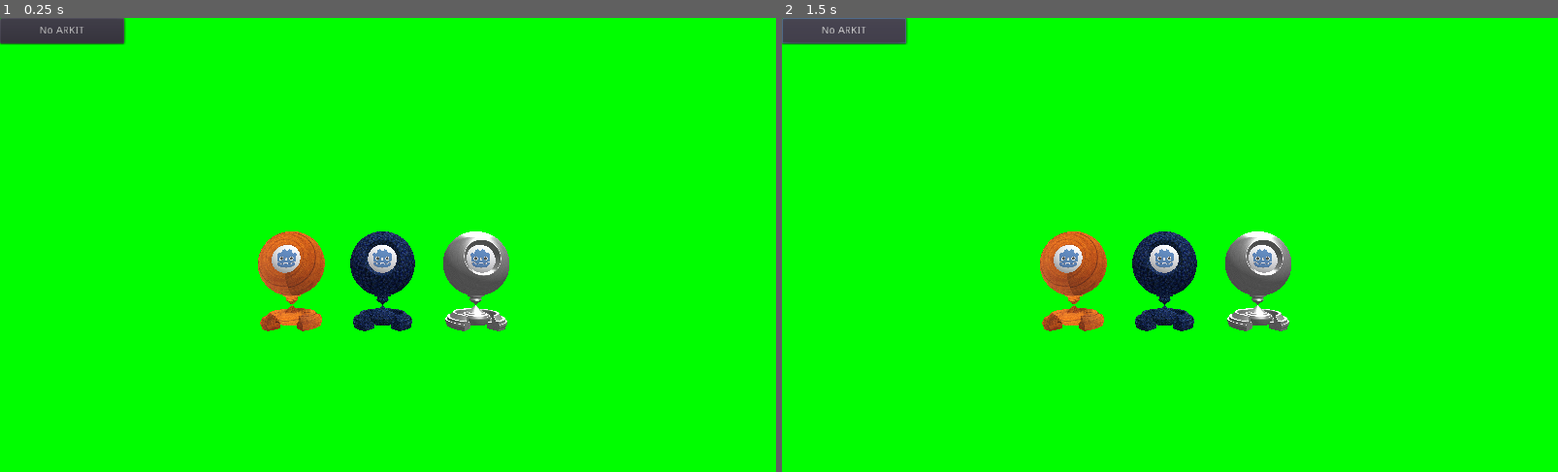
Above: before the commit, frames 1-2 (left to right).
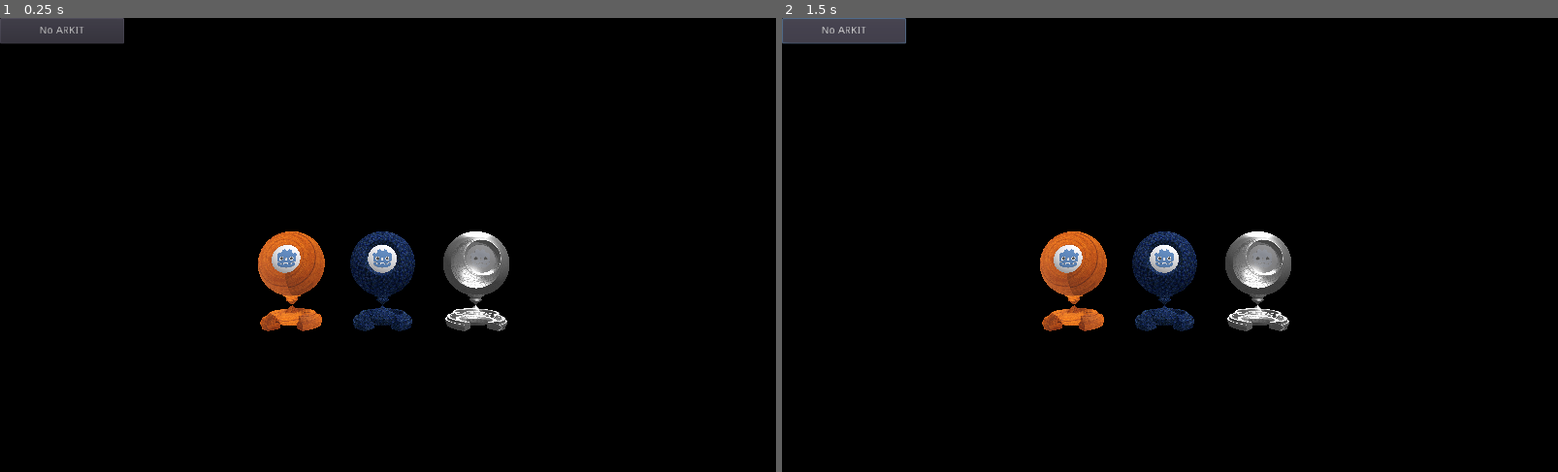
Above: after the commit, the same moments.

Repository: BastiaanOlij/godot3_test_projects
Game: Godot game, scene res://Main.tscn
Same seed, same stepped clock (60 frames per second), same inputs: the game is played once before the commit and once after it.
Inputs:
- Up to frame 1 (0.25 s): no input
- Up to frame 2 (1.5 s): tap Enter at 0.5 s; click "No ARKIT" at 1.25 s

The runs differ from the first frame. In frame 1, 96% of the frame differs, in the area x 0-100%, y 0-100%; in frame 2, 96%.

Commit message:
Adjusted ARKit project to use new camera server approach

Diff:
--- a/ARKit/Main.tscn
+++ b/ARKit/Main.tscn
@@ -11,11 +11,12 @@
 
 [sub_resource type="Environment" id=1]
 
-background_mode = 1
+background_mode = 6
 background_sky_scale = 1.0
 background_color = Color( 0, 1, 0, 1 )
 background_energy = 0.0
 background_canvas_max_layer = 0
+background_camera_feed_id = 1
 ambient_light_color = Color( 0.671875, 0.671875, 0.671875, 1 )
 ambient_light_energy = 1.0
 ambient_light_sky_contribution = 0.0
@@ -88,11 +89,13 @@
 
 [sub_resource type="SpatialMaterial" id=2]
 
+render_priority = 0
 flags_transparent = true
 flags_unshaded = false
 flags_vertex_lighting = false
-flags_on_top = false
-flags_use_point_size = false
+flags_no_depth_test = false
+flags_use_point_size = false
+flags_world_triplanar = false
 flags_fixed_size = false
 vertex_color_use_as_albedo = false
 vertex_color_is_srgb = false
@@ -105,6 +108,7 @@
 params_point_size = 1.0
 params_billboard_mode = 0
 params_grow = false
+params_use_alpha_scissor = false
 albedo_color = Color( 0.7, 0.7, 0.7, 0.336078 )
 metallic = 0.1
 metallic_specular = 0.5
@@ -119,16 +123,20 @@
 ao_enabled = false
 depth_enabled = false
 subsurf_scatter_enabled = false
-refraction_enabled = false
-detail_enabled = false
-uv1_scale = Vector3( 1, 1, 1 )
-uv1_offset = Vector3( 0, 0, 0 )
-uv1_triplanar = false
-uv1_triplanar_sharpness = 1.0
-uv2_scale = Vector3( 1, 1, 1 )
-uv2_offset = Vector3( 0, 0, 0 )
-uv2_triplanar = false
-uv2_triplanar_sharpness = 1.0
+transmission_enabled = false
+refraction_enabled = false
+detail_enabled = false
+uv1_scale = Vector3( 1, 1, 1 )
+uv1_offset = Vector3( 0, 0, 0 )
+uv1_triplanar = false
+uv1_triplanar_sharpness = 1.0
+uv2_scale = Vector3( 1, 1, 1 )
+uv2_offset = Vector3( 0, 0, 0 )
+uv2_triplanar = false
+uv2_triplanar_sharpness = 1.0
+proximity_fade_enable = false
+proximity_fade_distance = 1.0
+distance_fade_enable = false
 _sections_unfolded = [ "Albedo", "Flags", "Parameters" ]
 
 [sub_resource type="PlaneMesh" id=3]
@@ -140,11 +148,13 @@
 
 [sub_resource type="SpatialMaterial" id=4]
 
+render_priority = 0
 flags_transparent = false
 flags_unshaded = true
 flags_vertex_lighting = false
-flags_on_top = false
-flags_use_point_size = false
+flags_no_depth_test = false
+flags_use_point_size = false
+flags_world_triplanar = false
 flags_fixed_size = false
 vertex_color_use_as_albedo = false
 vertex_color_is_srgb = false
@@ -157,6 +167,7 @@
 params_point_size = 1.0
 params_billboard_mode = 0
 params_grow = false
+params_use_alpha_scissor = false
 albedo_color = Color( 0.976562, 0.976562, 0.976562, 1 )
 albedo_texture = ExtResource( 4 )
 metallic = 0.1
@@ -172,25 +183,31 @@
 ao_enabled = false
 depth_enabled = false
 subsurf_scatter_enabled = false
-refraction_enabled = false
-detail_enabled = false
-uv1_scale = Vector3( 1, 1, 1 )
-uv1_offset = Vector3( 0, 0, 0 )
-uv1_triplanar = false
-uv1_triplanar_sharpness = 1.0
-uv2_scale = Vector3( 1, 1, 1 )
-uv2_offset = Vector3( 0, 0, 0 )
-uv2_triplanar = false
-uv2_triplanar_sharpness = 1.0
+transmission_enabled = false
+refraction_enabled = false
+detail_enabled = false
+uv1_scale = Vector3( 1, 1, 1 )
+uv1_offset = Vector3( 0, 0, 0 )
+uv1_triplanar = false
+uv1_triplanar_sharpness = 1.0
+uv2_scale = Vector3( 1, 1, 1 )
+uv2_offset = Vector3( 0, 0, 0 )
+uv2_triplanar = false
+uv2_triplanar_sharpness = 1.0
+proximity_fade_enable = false
+proximity_fade_distance = 1.0
+distance_fade_enable = false
 _sections_unfolded = [ "Albedo", "Depth", "Flags", "NormalMap", "Parameters" ]
 
 [sub_resource type="SpatialMaterial" id=5]
 
+render_priority = 0
 flags_transparent = false
 flags_unshaded = false
 flags_vertex_lighting = false
-flags_on_top = false
-flags_use_point_size = false
+flags_no_depth_test = false
+flags_use_point_size = false
+flags_world_triplanar = false
 flags_fixed_size = false
 vertex_color_use_as_albedo = false
 vertex_color_is_srgb = false
@@ -203,7 +220,8 @@
 params_point_size = 1.0
 params_billboard_mode = 0
 params_grow = false
-albedo_color = Color( 0.889333, 0.887961, 0.901216, 1 )
+params_use_alpha_scissor = false
+albedo_color = Color( 0.889333, 0.887961, 0.901216, 0.587294 )
 metallic = 0.1
 metallic_specular = 0.5
 metallic_texture_channel = 0
@@ -217,24 +235,83 @@
 ao_enabled = false
 depth_enabled = false
 subsurf_scatter_enabled = false
-refraction_enabled = false
-detail_enabled = false
-uv1_scale = Vector3( 1, 1, 1 )
-uv1_offset = Vector3( 0, 0, 0 )
-uv1_triplanar = false
-uv1_triplanar_sharpness = 1.0
-uv2_scale = Vector3( 1, 1, 1 )
-uv2_offset = Vector3( 0, 0, 0 )
-uv2_triplanar = false
-uv2_triplanar_sharpness = 1.0
+transmission_enabled = false
+refraction_enabled = false
+detail_enabled = false
+uv1_scale = Vector3( 1, 1, 1 )
+uv1_offset = Vector3( 0, 0, 0 )
+uv1_triplanar = false
+uv1_triplanar_sharpness = 1.0
+uv2_scale = Vector3( 1, 1, 1 )
+uv2_offset = Vector3( 0, 0, 0 )
+uv2_triplanar = false
+uv2_triplanar_sharpness = 1.0
+proximity_fade_enable = false
+proximity_fade_distance = 1.0
+distance_fade_enable = false
+_sections_unfolded = [ "Albedo", "Flags" ]
 
 [sub_resource type="SpatialMaterial" id=6]
 
+render_priority = 0
+flags_transparent = true
+flags_unshaded = false
+flags_vertex_lighting = false
+flags_no_depth_test = false
+flags_use_point_size = false
+flags_world_triplanar = false
+flags_fixed_size = false
+vertex_color_use_as_albedo = false
+vertex_color_is_srgb = false
+params_diffuse_mode = 0
+params_specular_mode = 0
+params_blend_mode = 0
+params_cull_mode = 0
+params_depth_draw_mode = 0
+params_line_width = 1.0
+params_point_size = 1.0
+params_billboard_mode = 0
+params_grow = false
+params_use_alpha_scissor = false
+albedo_color = Color( 0.376367, 0.532996, 0.734375, 1 )
+metallic = 0.1
+metallic_specular = 0.5
+metallic_texture_channel = 0
+roughness = 0.0
+roughness_texture_channel = 0
+emission_enabled = false
+normal_enabled = false
+rim_enabled = false
+clearcoat_enabled = false
+anisotropy_enabled = false
+ao_enabled = false
+depth_enabled = false
+subsurf_scatter_enabled = false
+transmission_enabled = false
+refraction_enabled = false
+detail_enabled = false
+uv1_scale = Vector3( 1, 1, 1 )
+uv1_offset = Vector3( 0, 0, 0 )
+uv1_triplanar = false
+uv1_triplanar_sharpness = 1.0
+uv2_scale = Vector3( 1, 1, 1 )
+uv2_offset = Vector3( 0, 0, 0 )
+uv2_triplanar = false
+uv2_triplanar_sharpness = 1.0
+proximity_fade_enable = false
+proximity_fade_distance = 1.0
+distance_fade_enable = false
+_sections_unfolded = [ "Albedo", "Flags" ]
+
+[sub_resource type="SpatialMaterial" id=7]
+
+render_priority = 0
 flags_transparent = false
 flags_unshaded = false
 flags_vertex_lighting = false
-flags_on_top = false
-flags_use_point_size = false
+flags_no_depth_test = false
+flags_use_point_size = false
+flags_world_triplanar = false
 flags_fixed_size = false
 vertex_color_use_as_albedo = false
 vertex_color_is_srgb = false
@@ -247,51 +324,7 @@
 params_point_size = 1.0
 params_billboard_mode = 0
 params_grow = false
-albedo_color = Color( 0.376367, 0.532996, 0.734375, 1 )
-metallic = 0.1
-metallic_specular = 0.5
-metallic_texture_channel = 0
-roughness = 0.0
-roughness_texture_channel = 0
-emission_enabled = false
-normal_enabled = false
-rim_enabled = false
-clearcoat_enabled = false
-anisotropy_enabled = false
-ao_enabled = false
-depth_enabled = false
-subsurf_scatter_enabled = false
-refraction_enabled = false
-detail_enabled = false
-uv1_scale = Vector3( 1, 1, 1 )
-uv1_offset = Vector3( 0, 0, 0 )
-uv1_triplanar = false
-uv1_triplanar_sharpness = 1.0
-uv2_scale = Vector3( 1, 1, 1 )
-uv2_offset = Vector3( 0, 0, 0 )
-uv2_triplanar = false
-uv2_triplanar_sharpness = 1.0
-_sections_unfolded = [ "Albedo" ]
-
-[sub_resource type="SpatialMaterial" id=7]
-
-flags_transparent = false
-flags_unshaded = false
-flags_vertex_lighting = false
-flags_on_top = false
-flags_use_point_size = false
-flags_fixed_size = false
-vertex_color_use_as_albedo = false
-vertex_color_is_srgb = false
-params_diffuse_mode = 0
-params_specular_mode = 0
-params_blend_mode = 0
-params_cull_mode = 0
-params_depth_draw_mode = 0
-params_line_width = 1.0
-params_point_size = 1.0
-params_billboard_mode = 0
-params_grow = false
+params_use_alpha_scissor = false
 albedo_color = Color( 0.34375, 0.34375, 0.34375, 1 )
 metallic = 0.1
 metallic_specular = 0.5
@@ -306,25 +339,31 @@
 ao_enabled = false
 depth_enabled = false
 subsurf_scatter_enabled = false
-refraction_enabled = false
-detail_enabled = false
-uv1_scale = Vector3( 1, 1, 1 )
-uv1_offset = Vector3( 0, 0, 0 )
-uv1_triplanar = false
-uv1_triplanar_sharpness = 1.0
-uv2_scale = Vector3( 1, 1, 1 )
-uv2_offset = Vector3( 0, 0, 0 )
-uv2_triplanar = false
-uv2_triplanar_sharpness = 1.0
+transmission_enabled = false
+refraction_enabled = false
+detail_enabled = false
+uv1_scale = Vector3( 1, 1, 1 )
+uv1_offset = Vector3( 0, 0, 0 )
+uv1_triplanar = false
+uv1_triplanar_sharpness = 1.0
+uv2_scale = Vector3( 1, 1, 1 )
+uv2_offset = Vector3( 0, 0, 0 )
+uv2_triplanar = false
+uv2_triplanar_sharpness = 1.0
+proximity_fade_enable = false
+proximity_fade_distance = 1.0
+distance_fade_enable = false
 _sections_unfolded = [ "Albedo" ]
 
 [sub_resource type="SpatialMaterial" id=8]
 
-flags_transparent = false
+render_priority = 0
+flags_transparent = true
 flags_unshaded = false
 flags_vertex_lighting = false
-flags_on_top = false
-flags_use_point_size = false
+flags_no_depth_test = false
+flags_use_point_size = false
+flags_world_triplanar = false
 flags_fixed_size = false
 vertex_color_use_as_albedo = false
 vertex_color_is_srgb = false
@@ -337,7 +376,8 @@
 params_point_size = 1.0
 params_billboard_mode = 0
 params_grow = false
-albedo_color = Color( 1, 1, 1, 1 )
+params_use_alpha_scissor = false
+albedo_color = Color( 1, 1, 1, 0.654784 )
 albedo_texture = ExtResource( 5 )
 metallic = 0.59
 metallic_specular = 0.5
@@ -354,25 +394,83 @@
 ao_enabled = false
 depth_enabled = false
 subsurf_scatter_enabled = false
-refraction_enabled = false
-detail_enabled = false
-uv1_scale = Vector3( 1, 1, 1 )
-uv1_offset = Vector3( 0, 0, 0 )
-uv1_triplanar = false
-uv1_triplanar_sharpness = 1.0
-uv2_scale = Vector3( 1, 1, 1 )
-uv2_offset = Vector3( 0, 0, 0 )
-uv2_triplanar = false
-uv2_triplanar_sharpness = 1.0
-_sections_unfolded = [ "Albedo", "Anisotropy", "Clearcoat", "Metallic", "NormalMap", "Roughness" ]
+transmission_enabled = false
+refraction_enabled = false
+detail_enabled = false
+uv1_scale = Vector3( 1, 1, 1 )
+uv1_offset = Vector3( 0, 0, 0 )
+uv1_triplanar = false
+uv1_triplanar_sharpness = 1.0
+uv2_scale = Vector3( 1, 1, 1 )
+uv2_offset = Vector3( 0, 0, 0 )
+uv2_triplanar = false
+uv2_triplanar_sharpness = 1.0
+proximity_fade_enable = false
+proximity_fade_distance = 1.0
+distance_fade_enable = false
+_sections_unfolded = [ "Albedo", "Anisotropy", "Clearcoat", "Flags", "Metallic", "NormalMap", "Roughness" ]
 
 [sub_resource type="SpatialMaterial" id=9]
 
+render_priority = 0
+flags_transparent = true
+flags_unshaded = false
+flags_vertex_lighting = false
+flags_no_depth_test = false
+flags_use_point_size = false
+flags_world_triplanar = false
+flags_fixed_size = false
+vertex_color_use_as_albedo = false
+vertex_color_is_srgb = false
+params_diffuse_mode = 0
+params_specular_mode = 0
+params_blend_mode = 0
+params_cull_mode = 0
+params_depth_draw_mode = 0
+params_line_width = 1.0
+params_point_size = 1.0
+params_billboard_mode = 0
+params_grow = false
+params_use_alpha_scissor = false
+albedo_color = Color( 0.889333, 0.887961, 0.901216, 0.698392 )
+metallic = 0.1
+metallic_specular = 0.5
+metallic_texture_channel = 0
+roughness = 0.0
+roughness_texture_channel = 0
+emission_enabled = false
+normal_enabled = false
+rim_enabled = false
+clearcoat_enabled = false
+anisotropy_enabled = false
+ao_enabled = false
+depth_enabled = false
+subsurf_scatter_enabled = false
+transmission_enabled = false
+refraction_enabled = false
+detail_enabled = false
+uv1_scale = Vector3( 1, 1, 1 )
+uv1_offset = Vector3( 0, 0, 0 )
+uv1_triplanar = false
+uv1_triplanar_sharpness = 1.0
+uv2_scale = Vector3( 1, 1, 1 )
+uv2_offset = Vector3( 0, 0, 0 )
+uv2_triplanar = false
+uv2_triplanar_sharpness = 1.0
+proximity_fade_enable = false
+proximity_fade_distance = 1.0
+distance_fade_enable = false
+_sections_unfolded = [ "Albedo", "Flags" ]
+
+[sub_resource type="SpatialMaterial" id=10]
+
+render_priority = 0
 flags_transparent = false
 flags_unshaded = false
 flags_vertex_lighting = false
-flags_on_top = false
-flags_use_point_size = false
+flags_no_depth_test = false
+flags_use_point_size = false
+flags_world_triplanar = false
 flags_fixed_size = false
 vertex_color_use_as_albedo = false
 vertex_color_is_srgb = false
@@ -385,6 +483,7 @@
 params_point_size = 1.0
 params_billboard_mode = 0
 params_grow = false
+params_use_alpha_scissor = false
 albedo_color = Color( 0.7, 0.7, 0.7, 1 )
 albedo_texture = ExtResource( 7 )
 metallic = 0.1
@@ -405,16 +504,20 @@
 depth_max_layers = 32
 depth_texture = ExtResource( 8 )
 subsurf_scatter_enabled = false
-refraction_enabled = false
-detail_enabled = false
-uv1_scale = Vector3( 1, 1, 1 )
-uv1_offset = Vector3( 0, 0, 0 )
-uv1_triplanar = false
-uv1_triplanar_sharpness = 1.0
-uv2_scale = Vector3( 1, 1, 1 )
-uv2_offset = Vector3( 0, 0, 0 )
-uv2_triplanar = false
-uv2_triplanar_sharpness = 1.0
+transmission_enabled = false
+refraction_enabled = false
+detail_enabled = false
+uv1_scale = Vector3( 1, 1, 1 )
+uv1_offset = Vector3( 0, 0, 0 )
+uv1_triplanar = false
+uv1_triplanar_sharpness = 1.0
+uv2_scale = Vector3( 1, 1, 1 )
+uv2_offset = Vector3( 0, 0, 0 )
+uv2_triplanar = false
+uv2_triplanar_sharpness = 1.0
+proximity_fade_enable = false
+proximity_fade_distance = 1.0
+distance_fade_enable = false
 _sections_unfolded = [ "Albedo", "Depth" ]
 
 [node name="Main" type="Spatial"]
@@ -453,7 +556,6 @@
 material_override = null
 cast_shadow = 1
 extra_cull_margin = 0.0
-visible_in_all_rooms = false
 use_in_baked_light = false
 lod_min_distance = 0.0
 lod_min_hysteresis = 0.0
@@ -477,7 +579,7 @@
 shadow_color = Color( 0, 0, 0, 1 )
 shadow_bias = 1.0
 shadow_contact = 0.0
-shadow_max_distance = 200.0
+shadow_reverse_cull_face = false
 editor_only = false
 directional_shadow_mode = 2
 directional_shadow_split_1 = 0.1
@@ -485,6 +587,9 @@
 directional_shadow_split_3 = 0.5
 directional_shadow_blend_splits = false
 directional_shadow_normal_bias = 0.2
+directional_shadow_bias_split_scale = 0.25
+directional_shadow_depth_range = 0
+directional_shadow_max_distance = 200.0
 
 [node name="OmniLight" type="OmniLight" parent="."]
 
@@ -499,7 +604,7 @@
 shadow_color = Color( 0, 0, 0, 1 )
 shadow_bias = 0.15
 shadow_contact = 0.0
-shadow_max_distance = 0.0
+shadow_reverse_cull_face = false
 editor_only = false
 omni_range = 5.0
 omni_attenuation = 1.0
@@ -518,7 +623,6 @@
 material_override = null
 cast_shadow = 1
 extra_cull_margin = 0.0
-visible_in_all_rooms = false
 use_in_baked_light = false
 lod_min_distance = 0.0
 lod_min_hysteresis = 0.0
@@ -539,7 +643,6 @@
 material_override = null
 cast_shadow = 1
 extra_cull_margin = 0.0
-visible_in_all_rooms = false
 use_in_baked_light = false
 lod_min_distance = 0.0
 lod_min_hysteresis = 0.0
@@ -548,7 +651,7 @@
 mesh = ExtResource( 3 )
 skeleton = NodePath("..")
 material/0 = SubResource( 8 )
-material/1 = SubResource( 5 )
+material/1 = SubResource( 9 )
 material/2 = SubResource( 6 )
 material/3 = SubResource( 7 )
 _sections_unfolded = [ "Transform", "Visibility", "material" ]
@@ -560,7 +663,6 @@
 material_override = null
 cast_shadow = 1
 extra_cull_margin = 0.0
-visible_in_all_rooms = false
 use_in_baked_light = false
 lod_min_distance = 0.0
 lod_min_hysteresis = 0.0
@@ -568,7 +670,7 @@
 lod_max_hysteresis = 0.0
 mesh = ExtResource( 3 )
 skeleton = NodePath("..")
-material/0 = SubResource( 9 )
+material/0 = SubResource( 10 )
 material/1 = SubResource( 5 )
 material/2 = SubResource( 6 )
 material/3 = SubResource( 7 )
@@ -576,6 +678,10 @@
 
 [node name="toggle_plane_detection" type="Button" parent="."]
 
+anchor_left = 0.0
+anchor_top = 0.0
+anchor_right = 0.0
+anchor_bottom = 0.0
 margin_right = 164.0
 margin_bottom = 34.0
 rect_pivot_offset = Vector2( 0, 0 )
--- a/ARKit/default_env.tres
+++ b/ARKit/default_env.tres
@@ -28,6 +28,7 @@
 background_color = Color( 0, 0, 0, 1 )
 background_energy = 1.0
 background_canvas_max_layer = 0
+background_camera_feed_id = 1
 ambient_light_color = Color( 0, 0, 0, 1 )
 ambient_light_energy = 1.0
 ambient_light_sky_contribution = 0.0
--- a/ARKit/project.godot
+++ b/ARKit/project.godot
@@ -1,3 +1,11 @@
+; Engine configuration file.
+; It's best edited using the editor UI and not directly,
+; since the parameters that go here are not all obvious.
+;
+; Format:
+;   [section] ; section goes between []
+;   param=value ; assign values to parameters
+
 config_version=3
 
 [application]
@@ -6,6 +14,10 @@
 run/main_scene="res://Main.tscn"
 config/icon="res://icon.png"
 
+[gdnative]
+
+singletons=[  ]
+
 [rendering]
 
 environment/default_environment="res://default_env.tres"
Not shown: 1 places in ARKit/Main.tscn that only renumber resources
